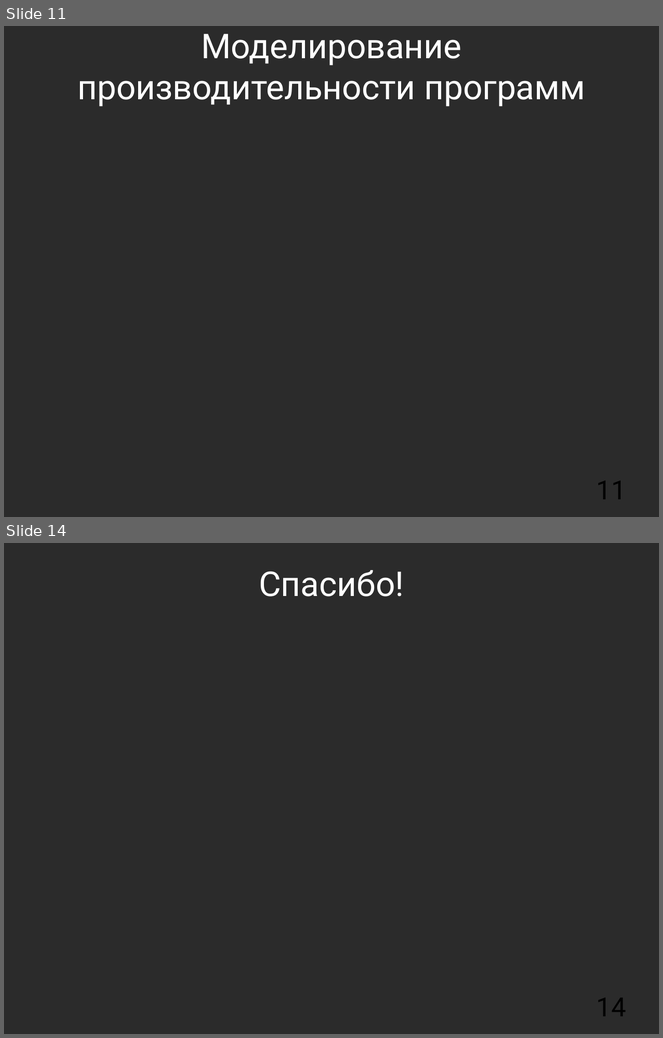
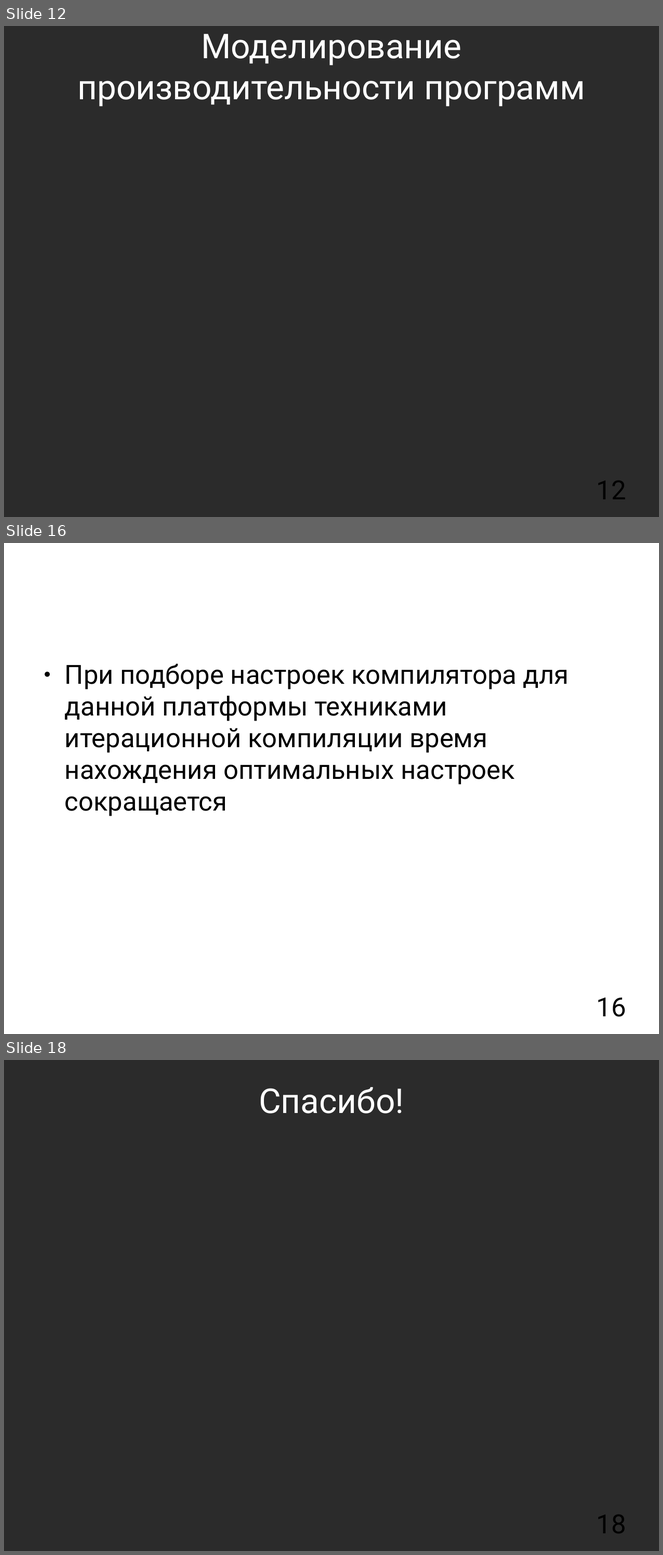
Before and after one commit to mkpankov/adaptor, a slide deck: diploma/defense/keynote.odp. Shown one above the other, each under a label of ours: slides 11 and 14 before the commit, slides 12, 16 and 18 after it; the slides between them are not shown. The pictures are 663x1038 and 663x1555 pixels, drawn with LibreOffice and Linux fonts; fonts in the diff are those of the drawing; background and template pictures are left out; a plain dark background stands for a picture behind light text. Boxes give left, top, right and bottom in pixels: in the first picture for what was removed or moved away, otherwise in the second. Text is boxed around its words. In the diff, an @@ line names an element or a change of style, - is before the commit and + after.

```diff
--- a/diploma/defense/keynote.odp
+++ b/diploma/defense/keynote.odp
@@ slide 16 added at box(4, 543, 659, 1034), background picture (left out) @@
@@ title added at box(37, 558, 626, 609), 41.4 pt, text #FFFFFF @@
+Применение (2)
@@ text added at box(65, 664, 569, 817), 32 pt, text #000000 @@
+● При подборе настроек компилятора для данной платформы техниками итерационной компиляции время нахождения оптимальных настроек сокращается
@@ page number added at box(597, 997, 626, 1017), 32 pt, text #000000 @@
+16
@@ what was slide 11 is now slide 12 @@
@@ page number at box(597, 481, 626, 500): text changed @@
-11
+12
@@ what was slide 14 is now slide 18 @@
@@ page number at box(597, 1515, 626, 1534): text changed @@
-14
+18
```
Also in this commit, not shown: 5 slides changed, 8 other slides added, 2 slides removed.
